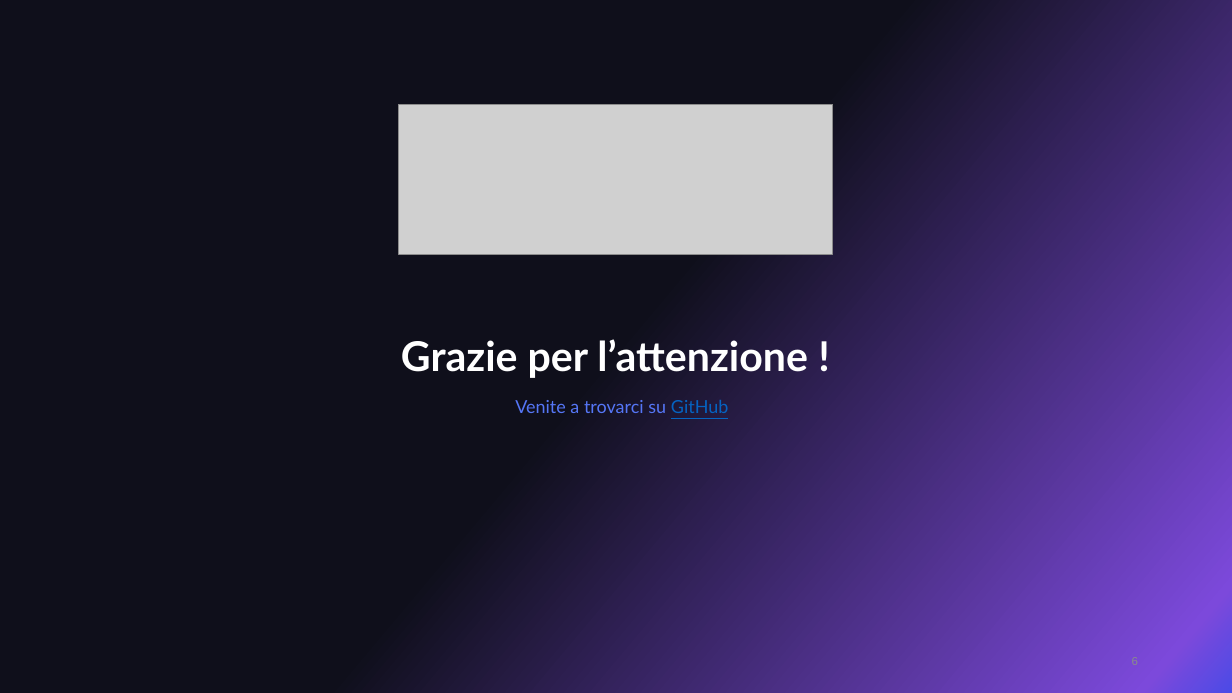
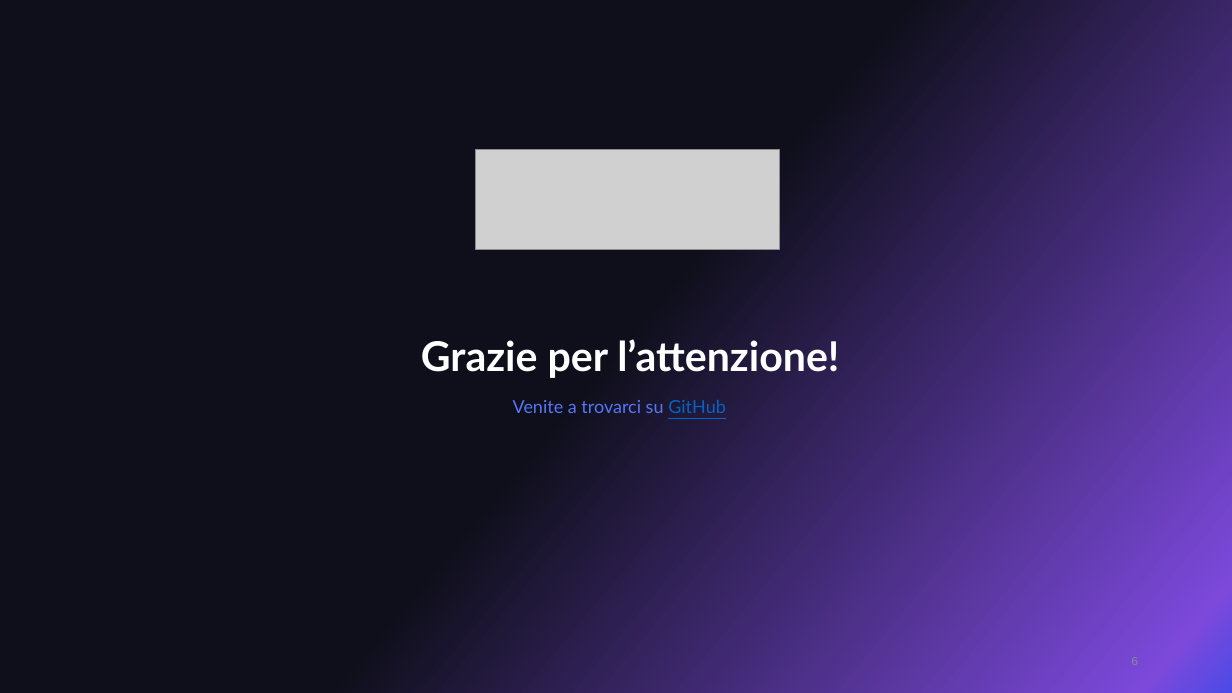
Before and after one commit to 0x06tudio/docs, a slide deck: slide 6 of src/diari_di_bordo/DiarioDiBordo1_ZeroSixStudio.pptx. Drawn at 1232x693 pixels with LibreOffice and Linux fonts; fonts in the diff are those of the drawing; grey boxes stand for pictures; background and template pictures are left out. Boxes give left, top, right and bottom in pixels: in the first picture for what was removed or moved away, otherwise in the second. Text is boxed around its words. In the diff, an @@ line names an element or a change of style, - is before the commit and + after.

```diff
--- a/src/diari_di_bordo/DiarioDiBordo1_ZeroSixStudio.pptx
+++ b/src/diari_di_bordo/DiarioDiBordo1_ZeroSixStudio.pptx
@@ picture removed at (398, 104, 833, 254) @@
@@ picture added at (476, 150, 779, 250) @@
@@ title at (421, 339, 839, 378): spaces changed @@
-Grazie per l’attenzione !
+Grazie per l’attenzione!
```
Also in this commit, not shown: 5 other slides changed, 14 other files.
